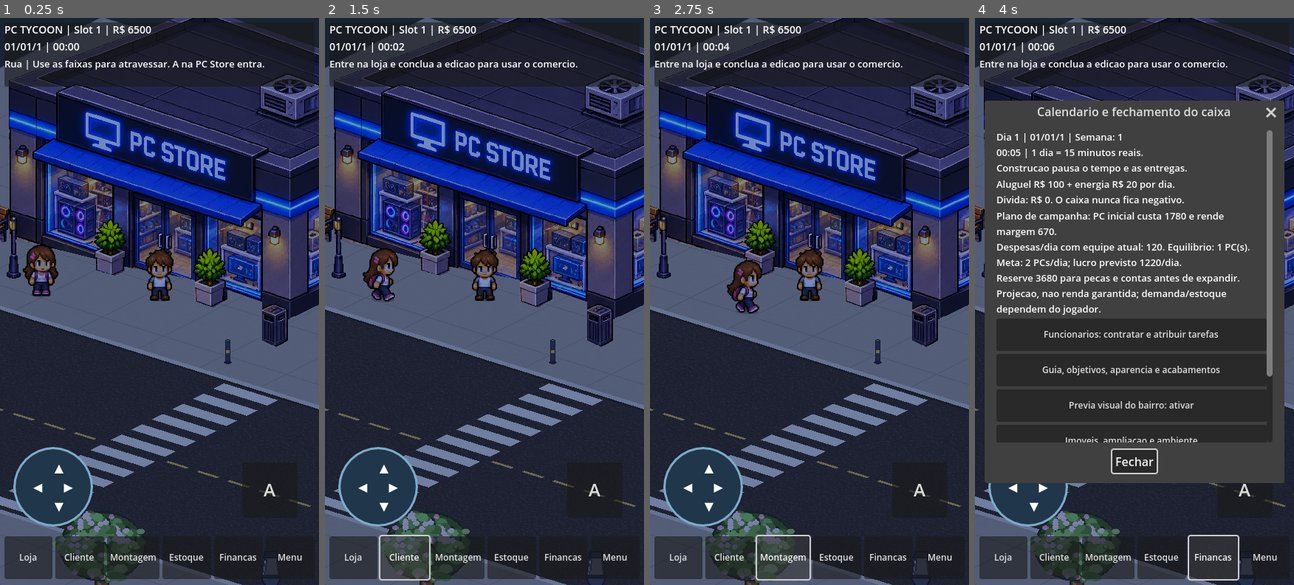
Above: before the commit, frames 1-4 (left to right).
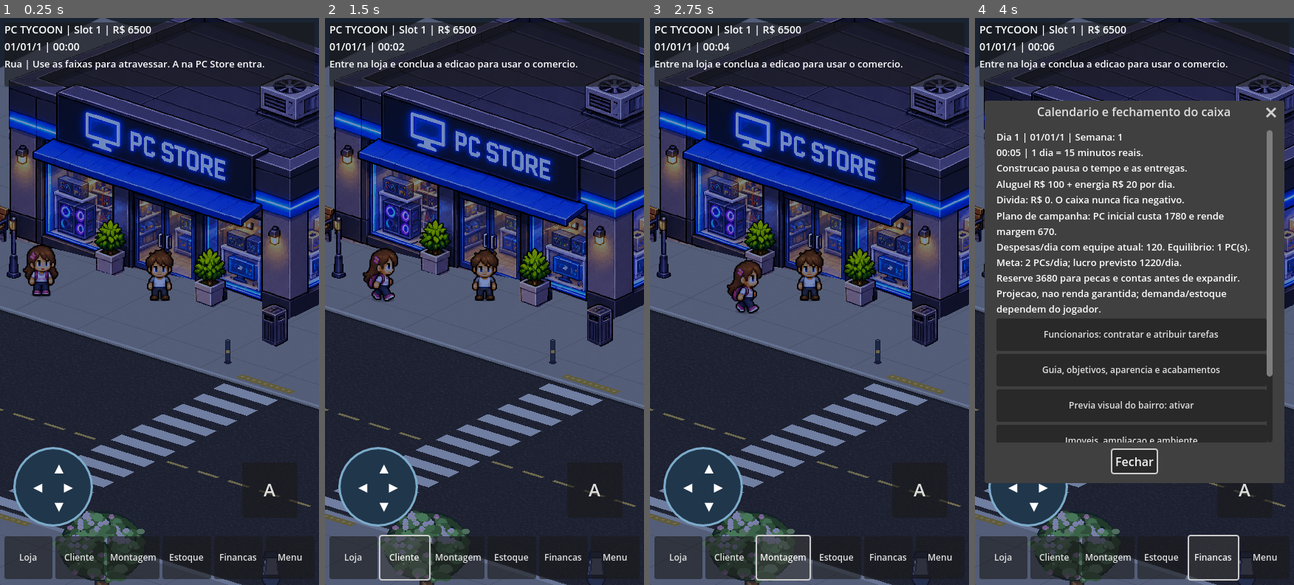
Above: after the commit, the same moments.

Repository: RiltonMaciel/Pixel-PC-Tycoon
Game: Godot game, scene res://scenes/RuaComercial.tscn
Same seed, same stepped clock (60 frames per second), same inputs: the game is played once before the commit and once after it.
Inputs:
- Up to frame 1 (0.25 s): no input
- Up to frame 2 (1.5 s): click "Loja" at 0.5 s; click "Cliente" at 1.25 s
- Up to frame 3 (2.75 s): click "Montagem" at 2 s
- Up to frame 4 (4 s): click "Estoque" at 2.75 s; click "Financas" at 3.5 s

The runs differ from the first frame. In frame 1, 0.6% of the frame differs, in the area x 0-100%, y 51-90%; in frame 2, 0.6%; in frame 3, 0.6%; in frame 4, 0.1%.

Commit message:
feat(bairro): adiciona guias, juntas, drenagem e piso tatil ao exterior

Diff:
--- a/scripts/BairroComercial.gd
+++ b/scripts/BairroComercial.gd
@@ -107,6 +107,7 @@
     for u in [10,34,58]:
         _seta(Vector2(u,15),1)
         _seta(Vector2(u,19),-1)
+    _detalhes_rua()
     if previa_visual:
         _acabamento_calcadas()
 
@@ -114,6 +115,30 @@
     previa_visual = ativa
     vizinhanca.definir_previa(ativa)
     queue_redraw()
+
+
+# Acabamento urbano discreto, desenhado sobre o mapa existente.
+# Nao altera malha de colisao, faixas de travessia ou sprites aprovados.
+func _detalhes_rua() -> void:
+    # Guias: borda clara e sombra do desnivel junto ao asfalto.
+    _piso(Rect2(0,RUA_INICIO-0.08,TAMANHO.x,0.08),Color("#aaa69b"))
+    _piso(Rect2(0,RUA_FIM-0.06,TAMANHO.x,0.06),Color("#4b4b4a"))
+    # Juntas sutis das placas da calcada, sem criar uma grade de losangos.
+    for u in range(0,TAMANHO.x,2):
+        for v in [RUA_INICIO-0.95,RUA_FIM+0.65]:
+            _piso(Rect2(u+0.04,v,0.025,0.60),Color("#8e8e8b",0.38))
+    # Drenos junto ao meio-fio, longe das travessias.
+    for u in [7,29,53,70]:
+        for v in [RUA_INICIO+0.22,RUA_FIM-0.45]:
+            _piso(Rect2(u,v,0.66,0.26),Color("#34373a"))
+            for i in range(4):
+                _piso(Rect2(u+0.09+i*0.14,v+0.035,0.045,0.18),Color("#737779"))
+    # Piso tatil nos dois lados de cada travessia.
+    for inicio in TRAVESSIAS:
+        for v in [RUA_INICIO-0.44,RUA_FIM+0.17]:
+            _piso(Rect2(inicio+0.12,v,1.76,0.20),Color("#c9a54d"))
+            for i in range(9):
+                _piso(Rect2(inicio+0.18+i*0.19,v+0.06,0.075,0.06),Color("#edcf77"))
 
 func _acabamento_calcadas() -> void:
     for v in [RUA_INICIO-0.42,RUA_FIM+0.28]:
